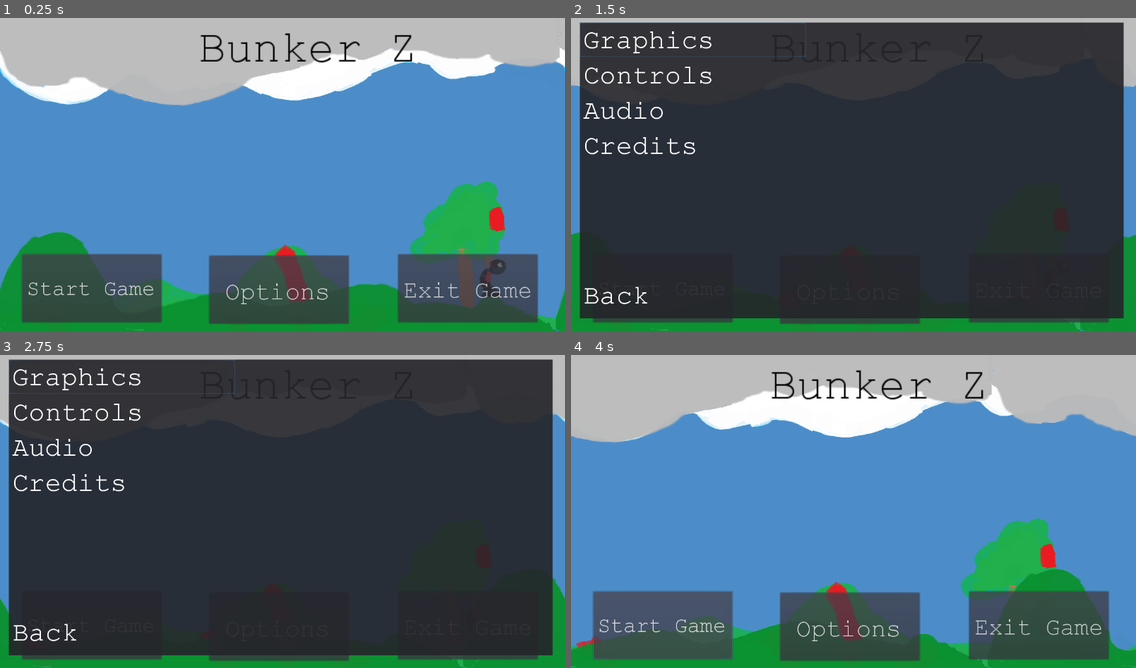
Above: before the commit, frames 1-4 (two rows, left to right).
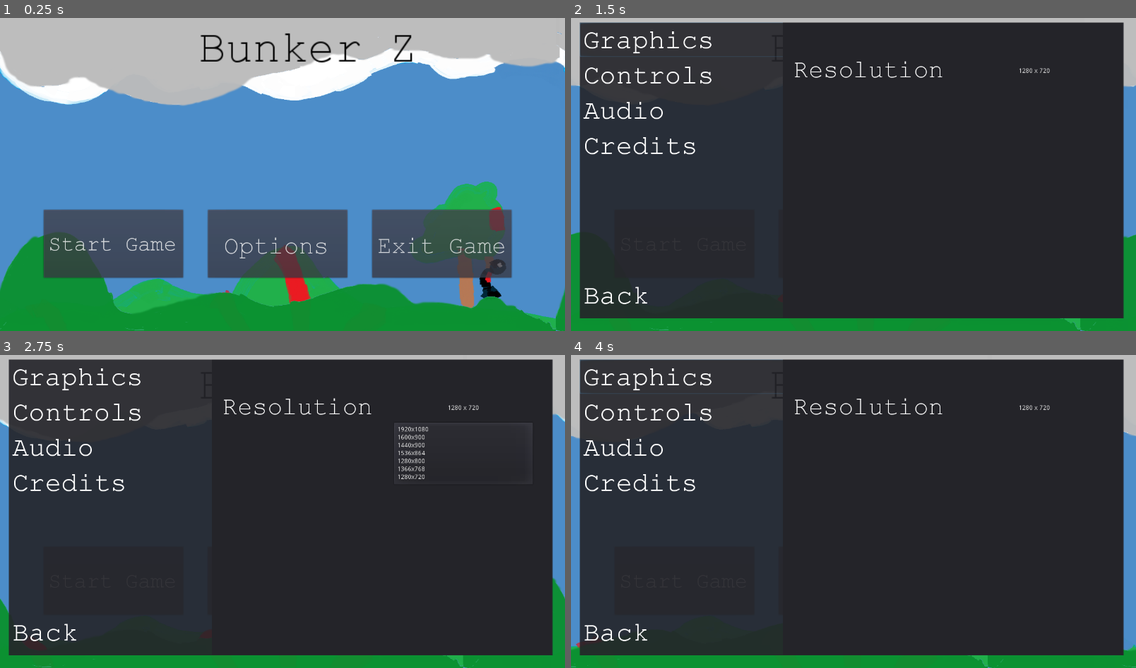
Above: after the commit, the same moments.

Repository: SillyScientists/PaintJam-2018
Game: Godot game, scene res://scenes/main/main.tscn
The game is run twice, just before and just after one commit, with the same random seed, the same clock (stepped at 60 frames per second) and the same inputs.
Inputs (mouse positions are in pixels of both pictures, inside the frame that each line leads up to; where the layout moved, square brackets give the same spot in the first picture):
- Up to frame 1 (0.25 s): no input
- Up to frame 2 (1.5 s): click (847, 243) [847, 290] at 0.5 s; click (695, 39) at 1.25 s
- Up to frame 3 (2.75 s): click (463, 408) at 2 s, where only the run after the commit has a clickable "1280 x 720"
- Up to frame 4 (4 s): click (684, 580) [661, 624] at 2.75 s; click (684, 580) [661, 624] at 3.5 s

The runs differ from the first frame. In frame 1, 23% of the frame differs, in the area x 3-96%, y 61-98%; in frame 2, 1.4%; in frame 3, 1.8%; in frame 4, 92%, in the area x 1-98%, y 1-98%.

Commit message:
I have not single plan what I am adding here

Diff:
--- a/project.godot
+++ b/project.godot
@@ -18,6 +18,7 @@
 
 window/size/width=1280
 window/size/height=720
+window/size/resizable=false
 
 [rendering]
 
--- a/scenes/main/main.gd
+++ b/scenes/main/main.gd
@@ -1,16 +1,33 @@
 extends Control
 
 export (PackedScene) var next_scene
+var size
+var button_size
 
 
 func _ready():
 	OS.set_window_title("Bunker Z")
+
+	#Initialize size
+	size_window()
+
 	pass
 
 #func _process(delta):
 #	# Called every frame. Delta is time since last frame.
 #	# Update game logic here.
 #	pass
+
+
+func size_window():
+	size = OS.get_window_size()
+	button_size = $ParallaxBackground/buttons/options.rect_size
+	$ParallaxBackground/background.motion_mirroring = Vector2(size.x, 0)
+	$ParallaxBackground/background/Sprite.offset = Vector2(size.x/2,size.y/2)
+	#$ParallaxBackground/buttons.margin_right = (size.x*29)/32
+	#$ParallaxBackground/buttons.margin_bottom = size.y - 50
+	#$ParallaxBackground/buttons.rect_position = Vector2((size.x * 3)/32 , (size.y * 3/4))
+
 
 
 func _on_Button3_pressed():
--- a/scenes/main/main.tscn
+++ b/scenes/main/main.tscn
@@ -1,18 +1,20 @@
-[gd_scene load_steps=14 format=2]
+[gd_scene load_steps=16 format=2]
 
 [ext_resource path="res://scenes/main/main.gd" type="Script" id=1]
 [ext_resource path="res://scenes/main/assets/Background/Back.png" type="Texture" id=2]
 [ext_resource path="res://scenes/main/assets/Background/fore.png" type="Texture" id=3]
 [ext_resource path="res://scenes/main/camera.gd" type="Script" id=4]
 [ext_resource path="res://scenes/main/assets/text/Title.png" type="Texture" id=5]
-[ext_resource path="res://scenes/main/assets/text/Button2.png" type="Texture" id=6]
-[ext_resource path="res://scenes/main/assets/text/Button1.png" type="Texture" id=7]
+[ext_resource path="res://scenes/main/assets/text/Button1.png" type="Texture" id=6]
+[ext_resource path="res://scenes/main/assets/text/Button2.png" type="Texture" id=7]
 [ext_resource path="res://scenes/main/assets/text/Button3.png" type="Texture" id=8]
-[ext_resource path="res://scenes/main/assets/Graphics.png" type="Texture" id=9]
-[ext_resource path="res://scenes/main/assets/Controlls.png" type="Texture" id=10]
-[ext_resource path="res://scenes/main/assets/Audio.png" type="Texture" id=11]
-[ext_resource path="res://scenes/main/assets/Credits.png" type="Texture" id=12]
-[ext_resource path="res://scenes/main/assets/Back.png" type="Texture" id=13]
+[ext_resource path="res://scenes/main/options.gd" type="Script" id=9]
+[ext_resource path="res://scenes/main/assets/Graphics.png" type="Texture" id=10]
+[ext_resource path="res://scenes/main/assets/Controlls.png" type="Texture" id=11]
+[ext_resource path="res://scenes/main/assets/Audio.png" type="Texture" id=12]
+[ext_resource path="res://scenes/main/assets/Credits.png" type="Texture" id=13]
+[ext_resource path="res://scenes/main/assets/Back.png" type="Texture" id=14]
+[ext_resource path="res://scenes/main/assets/graphics_menu.png" type="Texture" id=15]
 
 [node name="main" type="Control" index="0"]
 
@@ -50,7 +52,7 @@
 motion_scale = Vector2( 0.1, 1 )
 motion_offset = Vector2( 0, 0 )
 motion_mirroring = Vector2( 1280, 0 )
-_sections_unfolded = [ "Motion" ]
+_sections_unfolded = [ "Motion", "Transform", "Z Index" ]
 
 [node name="Sprite" type="Sprite" parent="ParallaxBackground/background" index="0"]
 
@@ -128,17 +130,35 @@
 stretch_mode = 5
 _sections_unfolded = [ "Visibility" ]
 
-[node name="options" type="Button" parent="ParallaxBackground" index="4"]
-
-modulate = Color( 1, 1, 1, 0.784314 )
-anchor_left = 0.0
-anchor_top = 0.0
-anchor_right = 0.0
-anchor_bottom = 0.0
-margin_left = 474.0
-margin_top = 549.0
-margin_right = 790.0
-margin_bottom = 703.0
+[node name="buttons" type="GridContainer" parent="ParallaxBackground" index="4"]
+
+anchor_left = 0.0
+anchor_top = 0.0
+anchor_right = 0.0
+anchor_bottom = 0.0
+margin_left = 99.0
+margin_top = 445.0
+margin_right = 1259.0
+margin_bottom = 1075.0
+rect_pivot_offset = Vector2( 0, 0 )
+mouse_filter = 1
+mouse_default_cursor_shape = 0
+size_flags_horizontal = 1
+size_flags_vertical = 1
+custom_constants/vseparation = 0
+custom_constants/hseparation = 56
+columns = 3
+_sections_unfolded = [ "Anchor", "Grow Direction", "Margin", "Rect", "Size Flags", "custom_constants" ]
+
+[node name="start" type="Button" parent="ParallaxBackground/buttons" index="0"]
+
+self_modulate = Color( 1, 1, 1, 0.784314 )
+anchor_left = 0.0
+anchor_top = 0.0
+anchor_right = 0.0
+anchor_bottom = 0.0
+margin_right = 316.0
+margin_bottom = 154.0
 rect_pivot_offset = Vector2( 0, 0 )
 focus_mode = 2
 mouse_filter = 0
@@ -152,19 +172,18 @@
 icon = ExtResource( 6 )
 flat = false
 align = 1
-_sections_unfolded = [ "Anchor", "Margin", "Rect", "Visibility" ]
-
-[node name="start" type="Button" parent="ParallaxBackground" index="5"]
-
-self_modulate = Color( 1, 1, 1, 0.784314 )
-anchor_left = 0.0
-anchor_top = 0.0
-anchor_right = 0.0
-anchor_bottom = 0.0
-margin_left = 50.0
-margin_top = 546.0
-margin_right = 366.0
-margin_bottom = 700.0
+_sections_unfolded = [ "Anchor", "Grow Direction", "Hint", "Margin", "Rect", "Visibility", "custom_fonts" ]
+
+[node name="options" type="Button" parent="ParallaxBackground/buttons" index="1"]
+
+modulate = Color( 1, 1, 1, 0.784314 )
+anchor_left = 0.0
+anchor_top = 0.0
+anchor_right = 0.0
+anchor_bottom = 0.0
+margin_left = 372.0
+margin_right = 688.0
+margin_bottom = 154.0
 rect_pivot_offset = Vector2( 0, 0 )
 focus_mode = 2
 mouse_filter = 0
@@ -178,19 +197,18 @@
 icon = ExtResource( 7 )
 flat = false
 align = 1
-_sections_unfolded = [ "Anchor", "Grow Direction", "Hint", "Margin", "Rect", "Visibility", "custom_fonts" ]
-
-[node name="exit" type="Button" parent="ParallaxBackground" index="6"]
+_sections_unfolded = [ "Anchor", "Grow Direction", "Margin", "Rect", "Visibility" ]
+
+[node name="exit" type="Button" parent="ParallaxBackground/buttons" index="2"]
 
 modulate = Color( 1, 1, 1, 0.784314 )
 anchor_left = 0.0
 anchor_top = 0.0
 anchor_right = 0.0
 anchor_bottom = 0.0
-margin_left = 902.0
-margin_top = 546.0
-margin_right = 1218.0
-margin_bottom = 700.0
+margin_left = 744.0
+margin_right = 1060.0
+margin_bottom = 154.0
 rect_pivot_offset = Vector2( 0, 0 )
 focus_mode = 2
 mouse_filter = 0
@@ -206,7 +224,7 @@
 align = 1
 _sections_unfolded = [ "Anchor", "Margin", "Material", "Rect", "Visibility" ]
 
-[node name="popup" type="Popup" parent="ParallaxBackground" index="7"]
+[node name="popup" type="Popup" parent="ParallaxBackground" index="5"]
 
 visible = false
 anchor_left = 0.0
@@ -223,6 +241,7 @@
 size_flags_horizontal = 1
 size_flags_vertical = 1
 popup_exclusive = true
+script = ExtResource( 9 )
 _sections_unfolded = [ "Margin", "Popup", "Rect", "Visibility" ]
 
 [node name="panel" type="Panel" parent="ParallaxBackground/popup" index="0"]
@@ -351,16 +370,66 @@
 enabled_focus_mode = 2
 shortcut = null
 group = null
-icon = ExtResource( 13 )
-flat = true
-align = 1
-
-[connection signal="pressed" from="ParallaxBackground/options" to="." method="_on_options_pressed"]
-
-[connection signal="pressed" from="ParallaxBackground/start" to="." method="_on_Button_pressed"]
-
-[connection signal="pressed" from="ParallaxBackground/start" to="." method="_on_start_pressed"]
-
-[connection signal="pressed" from="ParallaxBackground/exit" to="." method="_on_Button3_pressed"]
+icon = ExtResource( 14 )
+flat = true
+align = 1
+
+[node name="graphics_panel" type="Panel" parent="ParallaxBackground/popup" index="6"]
+
+visible = false
+anchor_left = 0.0
+anchor_top = 0.0
+anchor_right = 0.0
+anchor_bottom = 0.0
+margin_left = 460.0
+margin_right = 1230.0
+margin_bottom = 670.0
+rect_pivot_offset = Vector2( 0, 0 )
+mouse_filter = 0
+mouse_default_cursor_shape = 0
+size_flags_horizontal = 1
+size_flags_vertical = 1
+_sections_unfolded = [ "Rect", "Visibility" ]
+
+[node name="Sprite" type="Sprite" parent="ParallaxBackground/popup/graphics_panel" index="0"]
+
+position = Vector2( 385, 337 )
+texture = ExtResource( 15 )
+_sections_unfolded = [ "Offset", "Transform" ]
+
+[node name="res_menu" type="MenuButton" parent="ParallaxBackground/popup/graphics_panel" index="1"]
+
+anchor_left = 0.0
+anchor_top = 0.0
+anchor_right = 0.0
+anchor_bottom = 0.0
+margin_left = 410.0
+margin_top = 80.0
+margin_right = 730.0
+margin_bottom = 140.0
+rect_pivot_offset = Vector2( 0, 0 )
+mouse_filter = 0
+mouse_default_cursor_shape = 0
+size_flags_horizontal = 1
+size_flags_vertical = 1
+toggle_mode = false
+action_mode = 0
+enabled_focus_mode = 0
+shortcut = null
+group = null
+text = "1280 x 720"
+flat = true
+align = 1
+items = [  ]
+
+[connection signal="pressed" from="ParallaxBackground/buttons/start" to="." method="_on_start_pressed"]
+
+[connection signal="pressed" from="ParallaxBackground/buttons/start" to="." method="_on_Button_pressed"]
+
+[connection signal="pressed" from="ParallaxBackground/buttons/options" to="." method="_on_options_pressed"]
+
+[connection signal="pressed" from="ParallaxBackground/buttons/exit" to="." method="_on_Button3_pressed"]
+
+[connection signal="pressed" from="ParallaxBackground/popup/graphics" to="ParallaxBackground/popup" method="_on_graphics_pressed"]
 
 [connection signal="pressed" from="ParallaxBackground/popup/back" to="." method="_on_back_pressed"]
--- /dev/null
+++ b/scenes/main/options.gd
@@ -0,0 +1,34 @@
+extends Popup
+
+onready var menu = $graphics_panel/res_menu
+onready var popup = menu.get_popup()
+
+var res = [Vector2(1920,1080),Vector2(1600,900),Vector2(1440,900),Vector2(1536,864),Vector2(1280,800),Vector2(1366,768),Vector2(1280,720)]
+
+
+func _ready():
+
+	pass
+
+#func _process(delta):
+#	# Called every frame. Delta is time since last frame.
+#	# Update game logic here.
+#	pass
+
+
+func _on_graphics_pressed():
+
+
+	for i in res:
+		popup.add_item(str(i.x) + "x" + str(i.y))
+
+
+	popup.connect("index_pressed", self, "_on_res_item_pressed")
+
+	$graphics_panel.show()
+	pass # replace with function body
+
+func _on_res_item_pressed(index):
+	OS.set_window_size(res[index])
+	menu.text = popup.get_item_text(index)
+	get_parent().get_parent().size_window()
Binary file added: scenes/main/assets/graphics_menu.png
Not shown, added: scenes/main/assets/graphics_menu.png.import
Not shown: 4 places in scenes/main/main.tscn that only renumber resources
